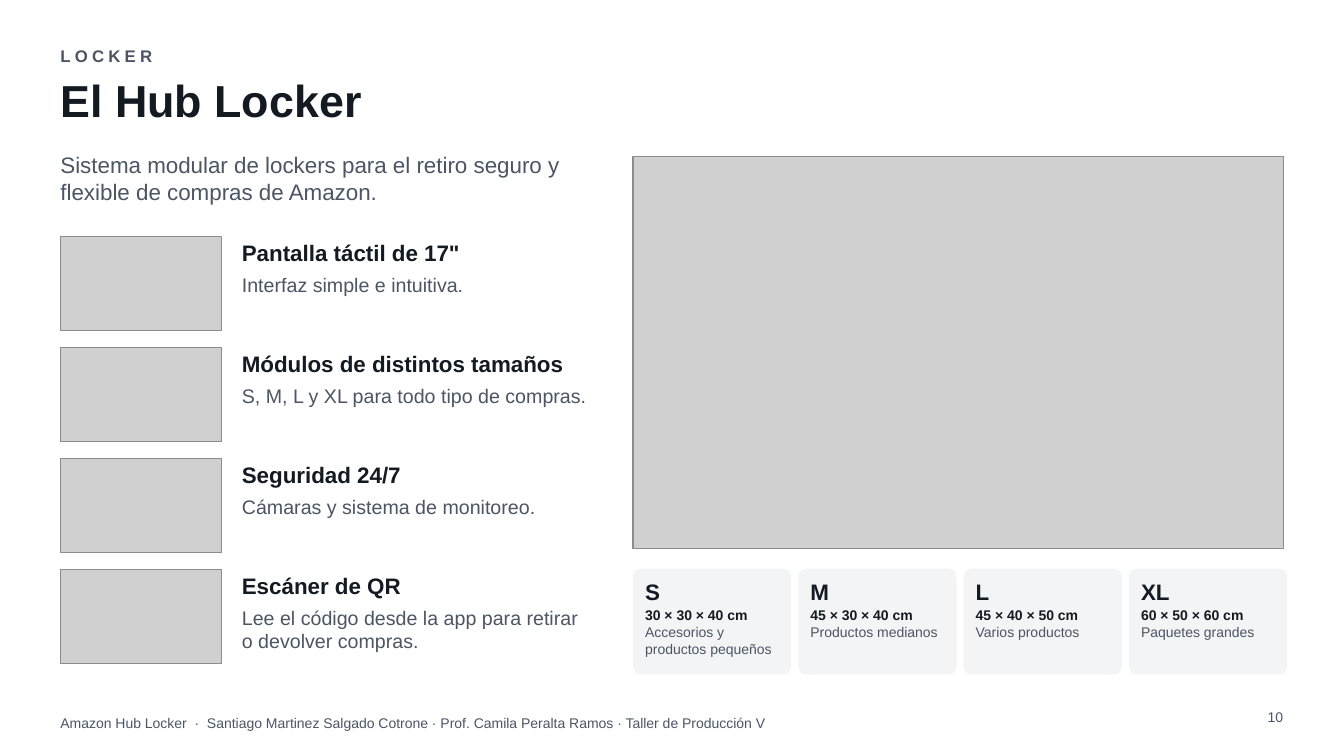
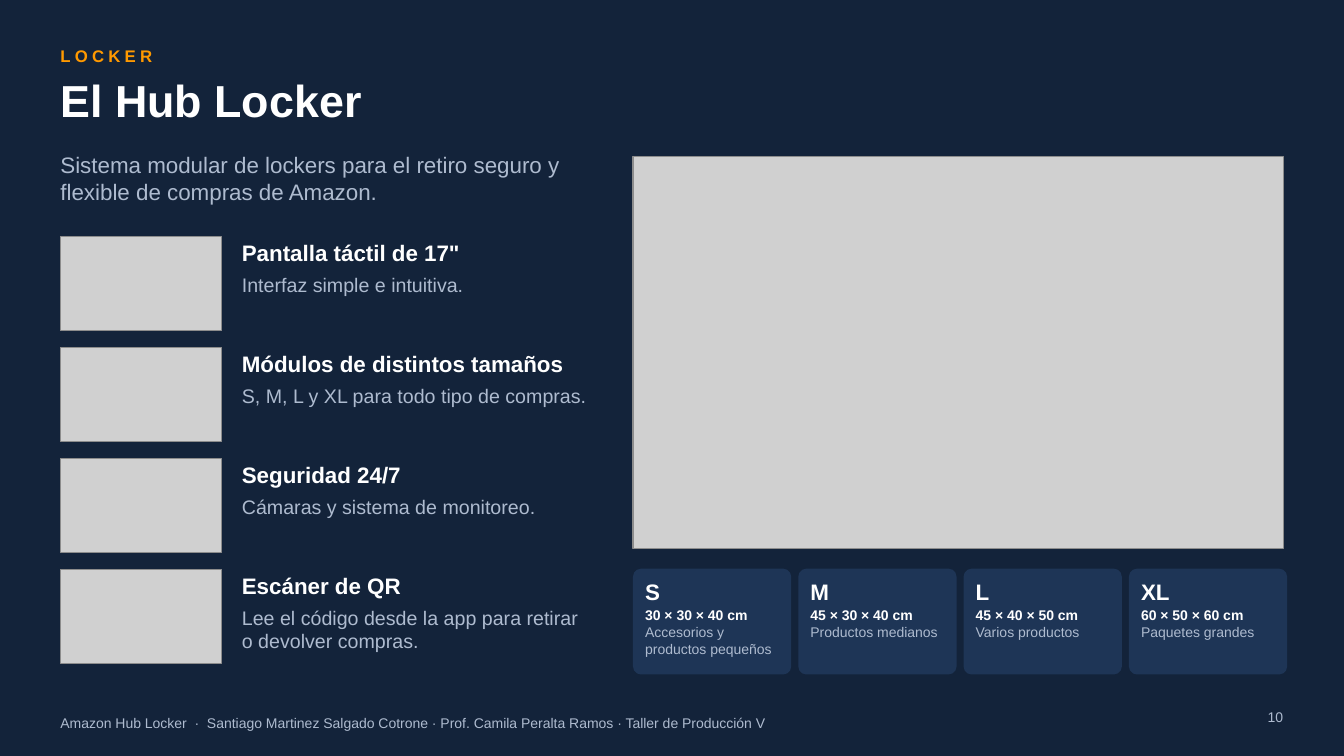
Before and after one commit to ramasalgado/Amazon-Proyecto, a slide deck: slide 10 of presentacion/Amazon-Hub-Locker-presentacion.pptx. Drawn at 1344x756 pixels with LibreOffice and Linux fonts; fonts in the diff are those of the drawing; grey boxes stand for pictures; background and template pictures are left out. Boxes give left, top, right and bottom in pixels: in the first picture for what was removed or moved away, otherwise in the second. Text is boxed around its words. In the diff, an @@ line names an element or a change of style, - is before the commit and + after.

```diff
--- a/presentacion/Amazon-Hub-Locker-presentacion.pptx
+++ b/presentacion/Amazon-Hub-Locker-presentacion.pptx
@@ background #FFFFFF to #13233A @@
@@ text "LOCKER" at bbox=[60, 50, 152, 62]: text colour #4B5563 to #FF9900 @@
@@ fill #F3F4F6 to #1E3556 in 4 elements at bbox=[633, 569, 791, 675], bbox=[799, 569, 957, 675], bbox=[964, 569, 1122, 675], bbox=[1129, 569, 1288, 675] @@
@@ text colour #131A22 to #FFFFFF in 9 elements at bbox=[60, 84, 362, 118], bbox=[242, 244, 459, 262], bbox=[242, 355, 563, 373], bbox=[242, 466, 400, 488], bbox=[242, 577, 400, 599], bbox=[645, 584, 660, 601], bbox=[810, 584, 829, 600], bbox=[976, 584, 990, 600], bbox=[1141, 584, 1170, 600] @@
@@ text "30 × 30 × 40 ..." at bbox=[645, 610, 771, 657]: text colour #131A22 to #FFFFFF in "30 × 30 × 40 cm"; text colour #4B5563 to #AEBBCF in "Accesorios y productos pequeños" @@
@@ text "45 × 30 × 40 ..." at bbox=[810, 610, 938, 637]: text colour #131A22 to #FFFFFF in "45 × 30 × 40 cm"; text colour #4B5563 to #AEBBCF in "Productos medianos" @@
@@ text "45 × 40 × 50 ..." at bbox=[976, 610, 1079, 640]: text colour #131A22 to #FFFFFF in "45 × 40 × 50 cm"; text colour #4B5563 to #AEBBCF in "Varios productos" @@
@@ text "60 × 50 × 60 ..." at bbox=[1141, 610, 1254, 640]: text colour #131A22 to #FFFFFF in "60 × 50 × 60 cm"; text colour #4B5563 to #AEBBCF in "Paquetes grandes" @@
@@ text colour #4B5563 to #AEBBCF in 7 elements at bbox=[60, 157, 559, 205], bbox=[242, 278, 463, 296], bbox=[242, 389, 586, 407], bbox=[242, 499, 536, 518], bbox=[242, 610, 578, 652], bbox=[1268, 712, 1284, 722], bbox=[60, 717, 765, 731] @@
```
Also in this commit, not shown: 12 other slides changed, 1 other file.
